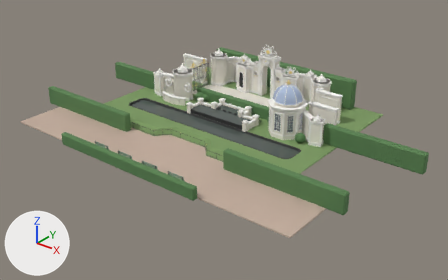
A saved change to the Blender file models/AR_KlerenKeizer/KK_samen.blend.
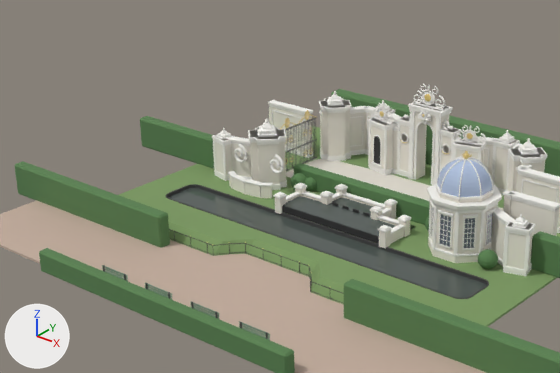
Old and new are each drawn whole from a 50 mm camera at (35.2, -41.5, 25.4) aimed at (2.0, 0.0, -0.3) and again close up on the part from 9% to 76% of the width and 0% to 71% of the height. Lighting does not change. The marker at lower left points along +X, +Y and +Z. The first two pictures are the older version.

Objects in the first close-up: 'KK_koepel__ornament', 'KK_muur__ornament', 'KK_muur__pleister', 'KK_ornament__goud', 'KK_ornament__ornament', 'KK_poort__ornament', 'KK_poorthuis__ornament', 'KK_poorthuis__pleister', 'KK_vijver__bodem', 'KK_vijver__water', 'KK_voorbak__water', 'KO_gazon__gras', 'KO_hagen__haag', 'KO_plein__klinker' and 24 more.
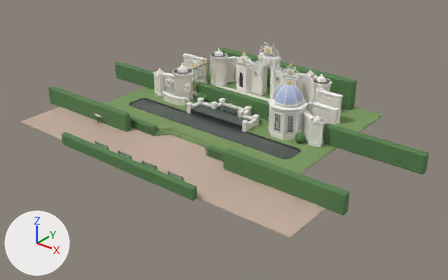
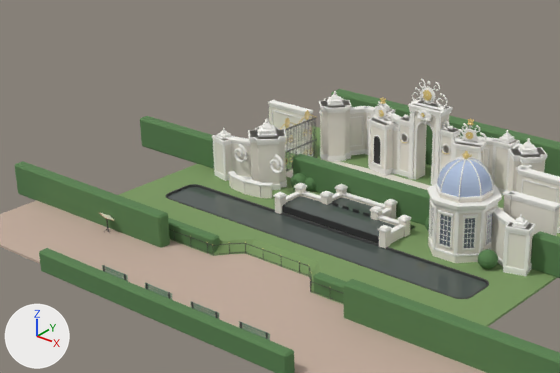
Pixel boxes (x1, y1, x2, y2) of what changed, in the close-ups (560 x 373 px; the box of a moved part takes in the faces that stretch with it):
'KK_ornament__ornament', reshaped (7% taller)
    before: (373, 84, 486, 153)
    after: (373, 79, 487, 153)
'KK_ornament__goud', reshaped
    before: (380, 94, 473, 154)
    after: (379, 90, 474, 154)
part 1 of me_kk_ornament__ornament, moved or reshaped
    before: (413, 84, 486, 146)
    after: (411, 79, 487, 146)
part 2 of me_kk_ornament__ornament, moved or reshaped
    before: (373, 102, 393, 125)
    after: (373, 101, 394, 125)
part 4 of me_kk_ornament__goud, added
    after: (424, 91, 431, 100)
part 5 of me_kk_ornament__goud, built on
    before: (380, 111, 384, 117)
    after: (379, 99, 386, 117)
part 6 of me_kk_ornament__goud, built on
    before: (467, 133, 473, 139)
    after: (465, 120, 474, 139)
part 7 of me_kk_ornament__goud, moved or reshaped
    before: (422, 94, 431, 117)
    after: (421, 90, 432, 117)
part 8 of me_ko_hagen__haag, added (green)
    after: (168, 218, 220, 254)
part 9 of me_ko_hagen__haag, added (green)
    after: (313, 272, 346, 303)
part 10 of me_ko_hagen__haag, moved or reshaped
    before: (294, 163, 430, 224)
    after: (293, 154, 430, 225)
'KO_rijvloer__tegels', unchanged, covered by the edit
    both: (286, 159, 503, 210)

Edits to the bpy script that builds the scene:
```text
Change me_kk_ornament__ornament:
    used by ob_kk_ornament__ornament; location = (0.0, 0.0, 0.0)
    remove me_kk_ornament__ornament.from_pydata(...)  # 4768 vertices, 4684 faces; spans x -3.69..3.95, y 9.26..9.85, z 2.6..6.3
    add me_kk_ornament__ornament.from_pydata(...)  # 5401 vertices, 8722 faces; spans x -3.7..3.99, y 9.23..9.85, z 2.6..6.52
    me_kk_ornament__ornament part 1: 4 vertices moved within x -0.41..3.55, y 9.64..9.84, z 4.33..6.03; 2648 vertices removed from x -0.93..3.95, y 9.26..9.83, z 3.58..6.3; 3059 vertices added at x -1.05..3.99, y 9.24..9.85, z 3.57..6.52
    me_kk_ornament__ornament part 2: 3 vertices moved within x -3.51..-2.18, y 9.41..9.72, z 4.07..4.21; 931 vertices removed from x -3.69..-1.96, y 9.26..9.8, z 3.58..4.65; 1103 vertices added at x -3.7..-1.92, y 9.24..9.82, z 3.57..4.69
    me_kk_ornament__ornament part 3: the surface is now shaded smooth
    other edits to the shape of me_kk_ornament__ornament do not show in these pictures
Change me_kk_ornament__goud:
    used by ob_kk_ornament__goud; location = (0.0, 0.0, 0.0)
    remove me_kk_ornament__goud.from_pydata(...)  # 454 vertices, 488 faces; spans x -3.05..3.25, y 9.27..9.72, z 2.62..5.76
    add me_kk_ornament__goud.from_pydata(...)  # 1954 vertices, 2116 faces; spans x -3.6..3.8, y 9.24..9.7, z 2.62..5.99
    me_kk_ornament__goud part 4: a new loose piece, a UV sphere (14 segments, 8 rings, poles along z) spanning x -0.157..0.357, y 9.615..9.685, z 5.426..5.948, in mat_mat_goud (yellow #eace81)
    me_kk_ornament__goud part 5: 85 vertices removed from x -3.05..-2.7, y 9.41..9.52, z 3.87..4.2; 454 vertices added at x -3.6..-2.13, y 9.28..9.7, z 3.24..4.87
    me_kk_ornament__goud part 6: 85 vertices removed from x 2.9..3.25, y 9.41..9.52, z 3.87..4.2; 454 vertices added at x 2.33..3.8, y 9.28..9.7, z 3.24..4.87
    me_kk_ornament__goud part 7: 2 vertices moved within x 0.03..0.17, y 9.29, z 4.58; 169 vertices removed from x -0.12..0.32, y 9.27..9.72, z 4.53..5.76; 307 vertices added at x -0.2..0.4, y 9.24..9.64, z 4.53..5.99
    other edits to the shape of me_kk_ornament__goud do not show in these pictures
Change me_ko_hagen__haag:
    used by ob_ko_hagen__haag; location = (0.0, 0.0, 0.0)
    remove me_ko_hagen__haag.from_pydata(...)  # 852 vertices, 938 faces; spans x -17.8..20.1, y -10.6..12.8, z -0.1..3.6
    add me_ko_hagen__haag.from_pydata(...)  # 900 vertices, 990 faces; spans x -17.8..20.1, y -10.6..12.8, z -0.1..3.6
    me_ko_hagen__haag part 8: the loose piece of 24 vertices spanning x -17.8..-5.9, y -5.1..-4.4, z -0.1..1.8 is copied, and the copy is scaled about its middle by (0.741, 0.742, 0.506), then moved by (4.2, 1.0, -0.4); it spans x -12.1..-3.2, y -4.0..-3.5, z -0.1..0.9
    me_ko_hagen__haag part 9: the loose piece of 24 vertices spanning x 5.9..17.6, y -5.1..-4.4, z -0.1..1.8 is copied, and the copy is scaled about its middle by (0.754, 0.742, 0.506), then moved by (-4.1, 1.0, -0.4); it spans x 3.2..12.1, y -4.0..-3.5, z -0.1..0.9
    me_ko_hagen__haag part 10: 12 vertices moved from x -5.5..5.7, y 4.6..5.3, z 1.6..1.8 to x -5.5..5.7, y 4.6..5.3, z 2.2..2.3
```
